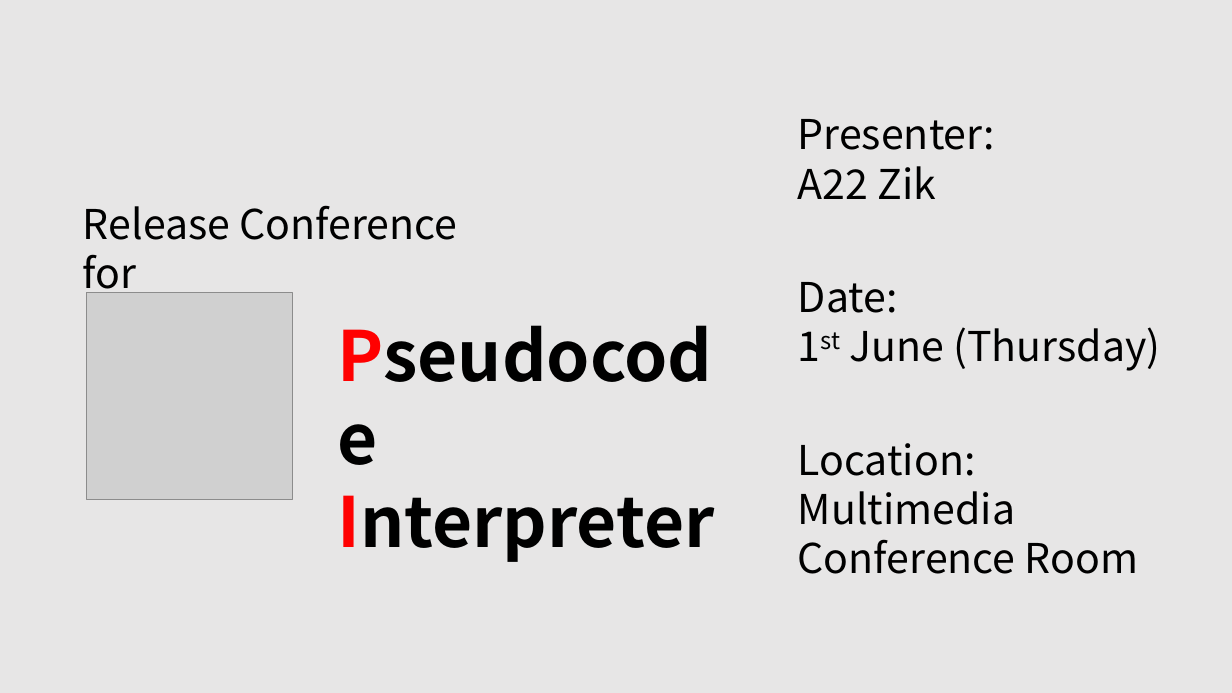
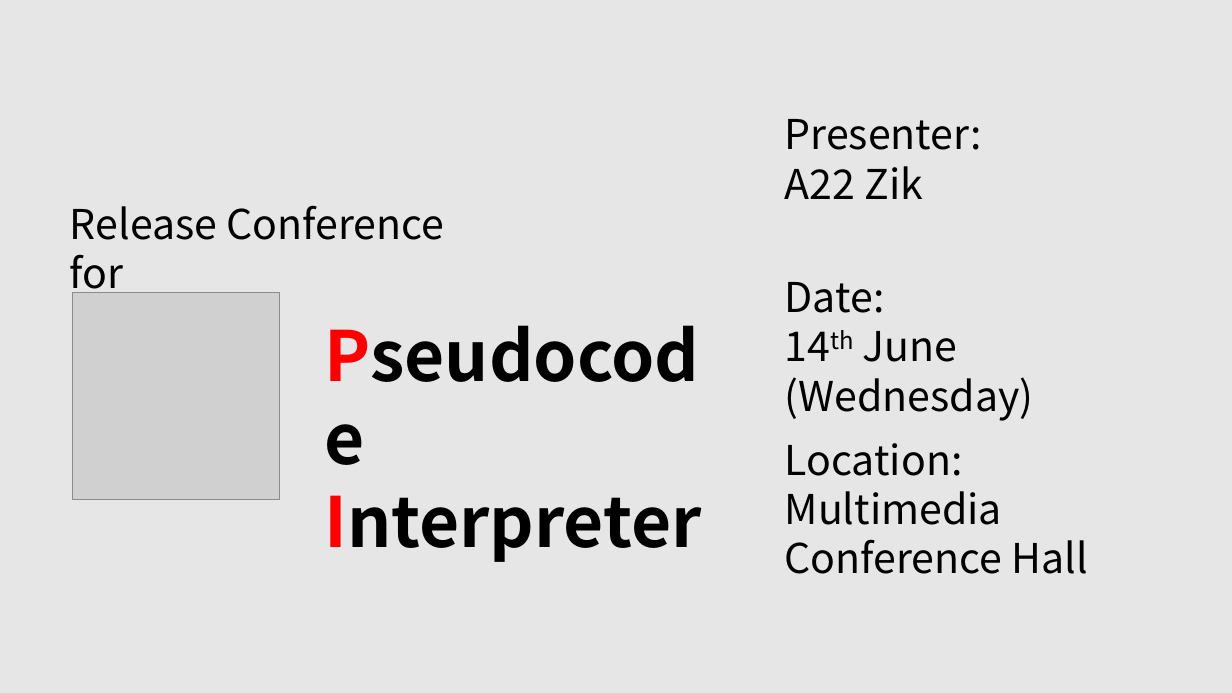
Before and after one commit to ZikZhao/Pseudocode-Interpreter-1.0, a slide deck: slide 3 of 开发相关文档.pptx (slide 4 before the commit). Drawn at 1232x693 pixels with LibreOffice and Linux fonts; fonts in the diff are those of the drawing; grey boxes stand for pictures. Boxes give left, top, right and bottom in pixels: in the first picture for what was removed or moved away, otherwise in the second. Text is boxed around its words. In the diff, an @@ line names an element or a change of style, - is before the commit and + after.

```diff
--- a/开发相关文档.pptx
+++ b/开发相关文档.pptx
@@ text "Date:": place and size @@
-text "Date:" at <box>798,282,1160,371</box>
+text "Date:" at <box>785,282,1034,421</box>
@@ text at <box>785,331,1034,421</box>: text changed @@
-1st June (Thursday)
+14th June (Wednesday)
@@ 4 texts, 1 picture: place and size @@
-4 texts, 1 picture at <box>83,119,1138,574</box>
+4 texts, 1 picture at <box>70,119,1088,574</box>
@@ text at <box>785,491,1088,574</box>: text changed @@
-Multimedia Conference Room
+Multimedia Conference Hall
```
Also in this commit, not shown: 1 slide removed, 18 other files.
